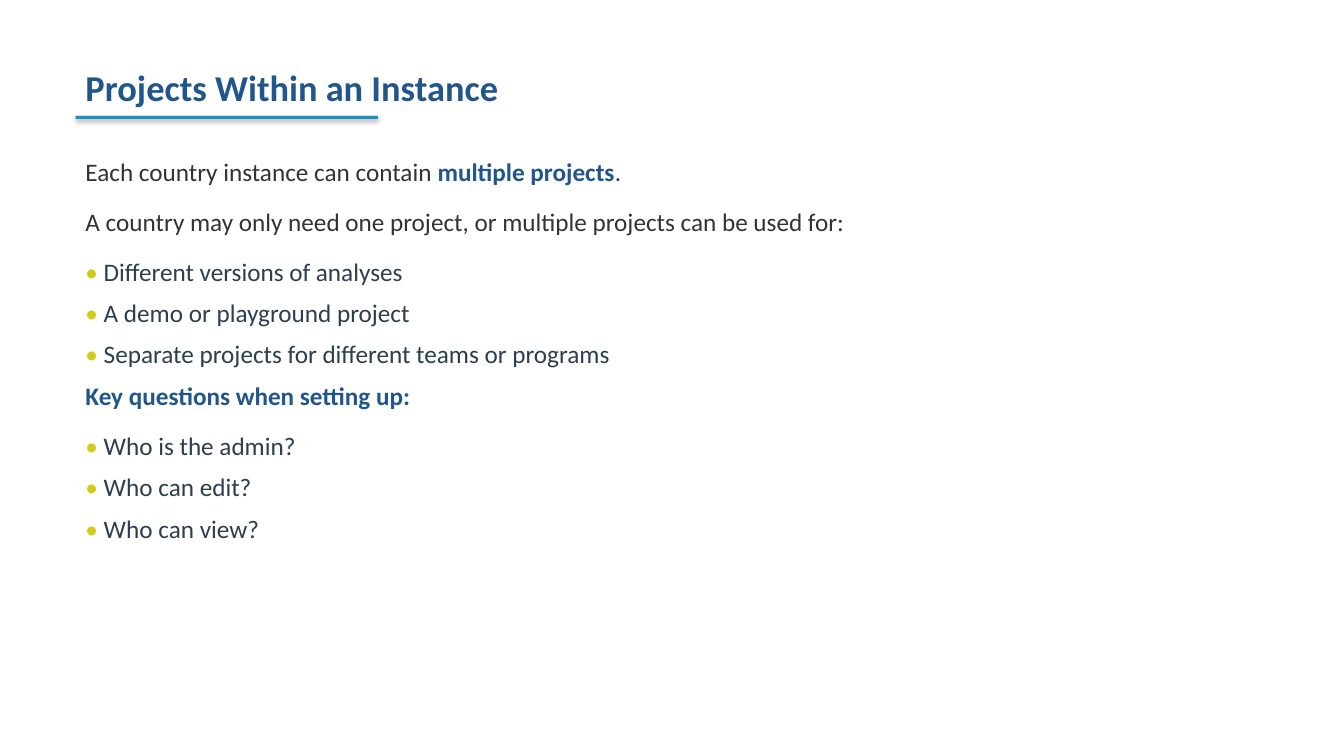
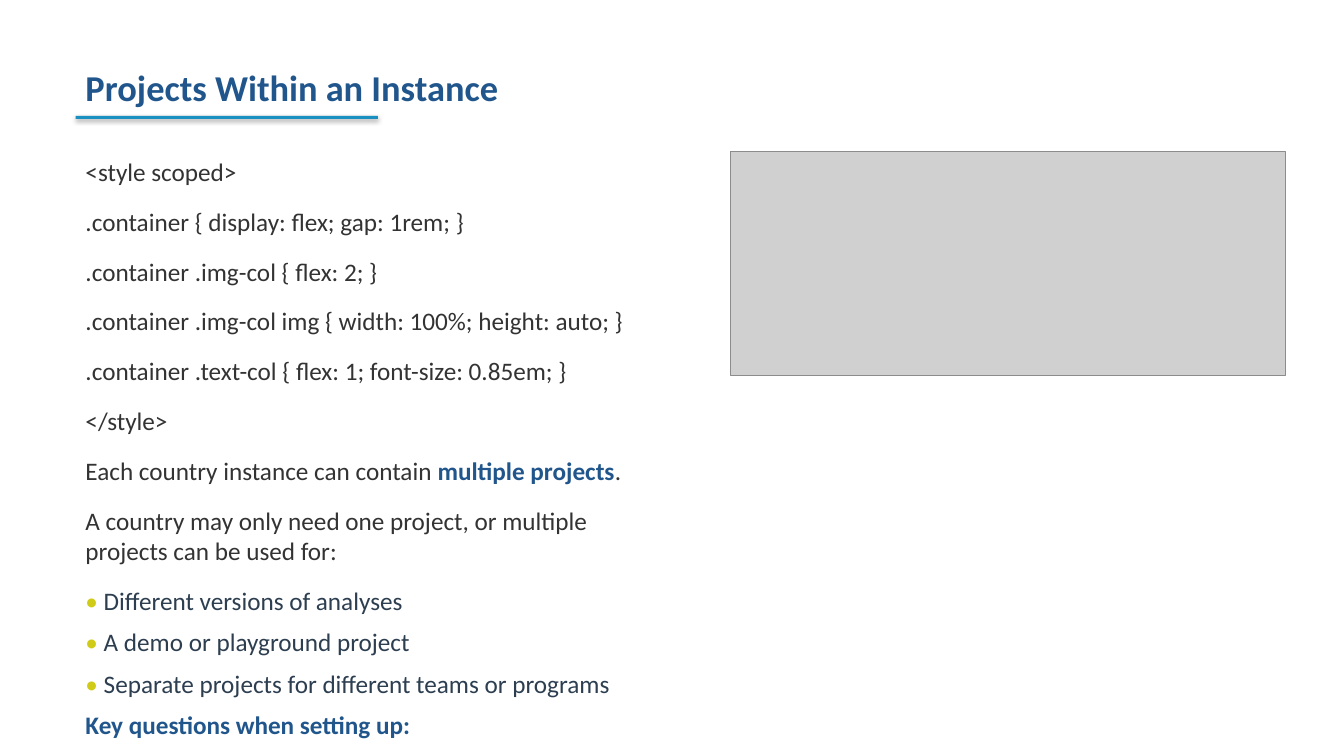
Before and after one commit to FASTR-Analytics/fastr-resource-hub, a slide deck: slide 33 of outputs/2026-zambia_deck.pptx (slide 34 before the commit). Drawn at 1344x756 pixels with LibreOffice and Linux fonts; fonts in the diff are those of the drawing; grey boxes stand for pictures. Boxes give left, top, right and bottom in pixels: in the first picture for what was removed or moved away, otherwise in the second. Text is boxed around its words. In the diff, an @@ line names an element or a change of style, - is before the commit and + after.

```diff
--- a/outputs/2026-zambia_deck.pptx
+++ b/outputs/2026-zambia_deck.pptx
@@ text at [85,163,609,434]: paragraphs added @@
+<style scoped>
+.container { display: flex; gap: 1rem; }
+.container .img-col { flex: 2; }
+.container .img-col img { width: 100%; height: auto; }
+.container .text-col { flex: 1; font-size: 0.85em; }
+</style>
@@ picture added at [731,151,1286,376] @@
```
Also in this commit, not shown: 4 other slides changed, 2 slides added, 3 slides removed, 35 other files.
